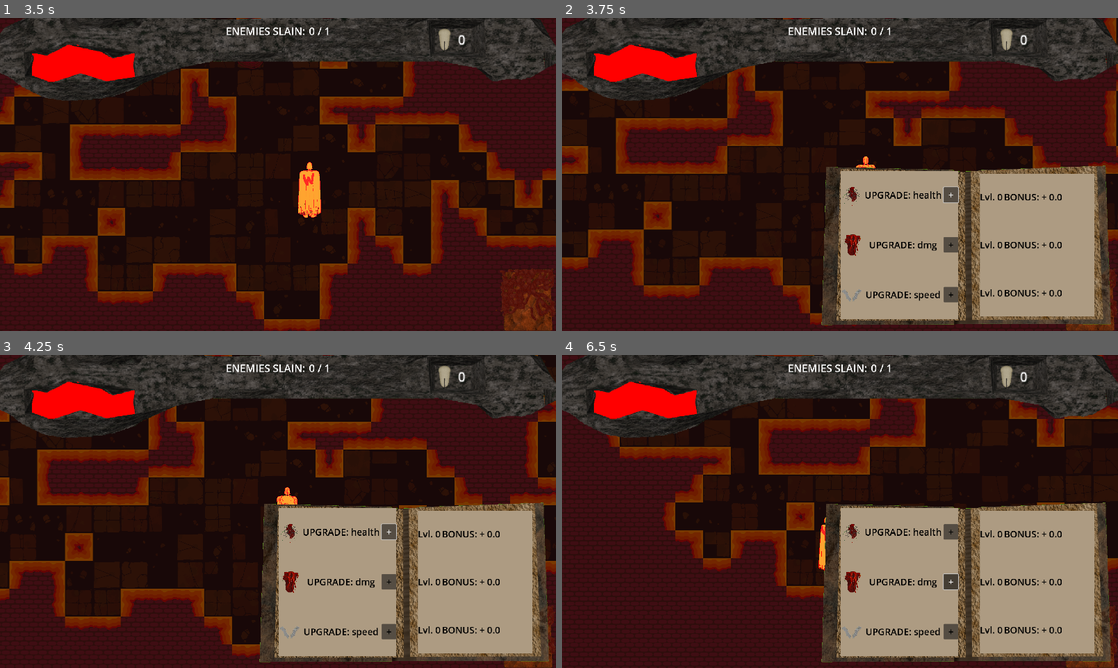
Above: before the commit, frames 1-4 (two rows, left to right).
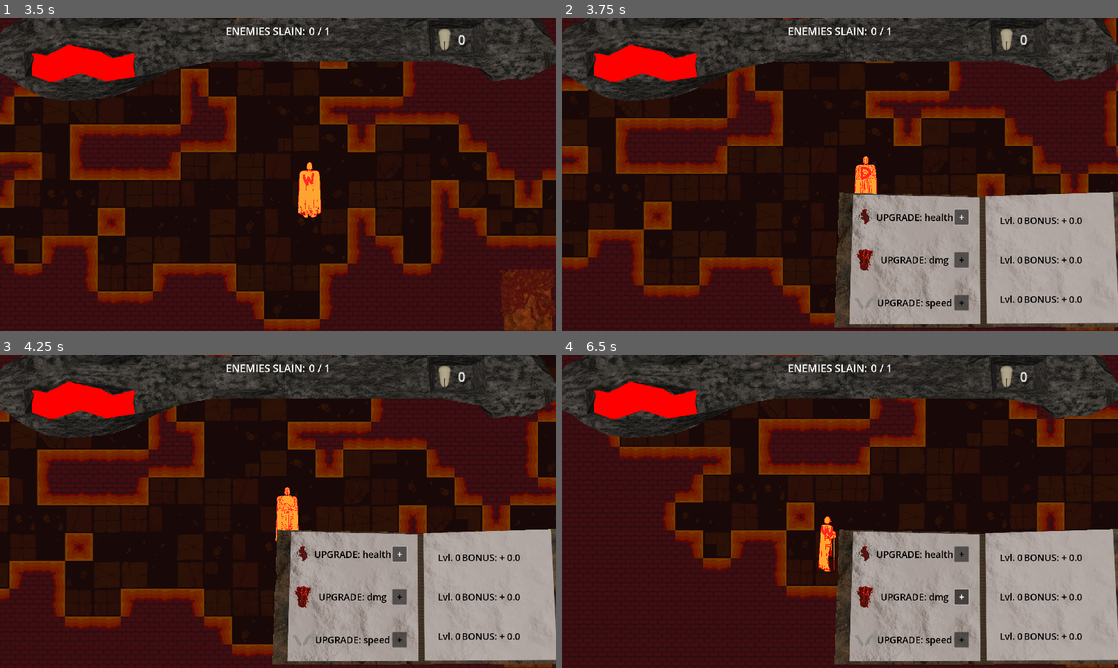
Above: after the commit, the same moments.

Repository: jible/capstone
Game: Godot game, scene res://game_start.tscn
Same seed, same stepped clock (60 frames per second), same inputs: the game is played once before the commit and once after it. The engine's default icon, where the game draws it, is replaced by a stand-in: a white triangle on a blue panel in a dark square.
Inputs (mouse positions are in pixels of both pictures, inside the frame that each line leads up to):
- Up to frame 1 (3.5 s): move the mouse to (400, 158) at 0.52 s; hold Right (right) 0.53-1.25 s; hold Space (attack) 0.53-1.25 s; click (283, 221) at 1.25 s; move the mouse to (166, 190) at 2.02 s; hold Down (down) 2.03-2.78 s; tap Shift (dash) at 2.1 s; move the mouse to (333, 105) at 2.77 s; hold Right (right) from 2.78 s (still down); hold Space (attack) from 2.78 s (still down)
- Up to frame 2 (3.75 s): move the mouse to (812, 237) at 3.52 s; release Right (right) at 3.53 s; release Space (attack) at 3.53 s; hold Tab (OpenUpgrades) from 3.53 s (still down); tap Shift (dash) at 3.6 s
- Up to frame 3 (4.25 s): keep holding Tab (OpenUpgrades)
- Up to frame 4 (6.5 s): move the mouse to (1006, 558) at 4.27 s; release Tab (OpenUpgrades) at 4.28 s; hold Space (attack) 4.28-5.03 s; hold Left (left) 4.28-5.78 s; move the mouse to (673, 464) at 5.02 s; tap Shift (dash) at 5.1 s; move the mouse to (867, 511) at 5.77 s; hold Down (down) from 5.78 s (still down); hold Space (attack) from 5.78 s (still down)

Frame 1 is identical in both runs. In frame 2, 22% of the frame differs, in the area x 46-100%, y 47-99%; in frame 3, 22%; in frame 4, 22%.

Commit message:
added filter compatible upgrade book

Diff:
--- a/scenes/prefabs/ui_elements/stat_upgrade_ui.tscn
+++ b/scenes/prefabs/ui_elements/stat_upgrade_ui.tscn
@@ -1,15 +1,12 @@
-[gd_scene load_steps=9 format=3 uid="uid://bsmerj830lma6"]
+[gd_scene load_steps=8 format=3 uid="uid://bsmerj830lma6"]
 
 [ext_resource type="PackedScene" uid="uid://bt7w3orvfq2tv" path="res://scenes/prefabs/ui_elements/stat_upgrade.tscn" id="1_ekqrg"]
 [ext_resource type="Script" path="res://scripts/for_scenes/stat_upgrade_ui.gd" id="1_eu2fv"]
-[ext_resource type="Texture2D" uid="uid://dpm18ne067ij5" path="res://assets/ui_renders/openBookMenu.png" id="2_k1juh"]
+[ext_resource type="Texture2D" uid="uid://iigmx3tuwt28" path="res://assets/ui_renders/optionsMenuv2.png" id="2_0cdeb"]
 [ext_resource type="Texture2D" uid="uid://cegvvvlsxekts" path="res://assets/ui_renders/HeartIcon.png" id="3_klydc"]
 [ext_resource type="Texture2D" uid="uid://c7bfofw7rd1tu" path="res://assets/ui_renders/FistIcon.png" id="4_0piuq"]
 [ext_resource type="Texture2D" uid="uid://df5dpo8q4en1s" path="res://assets/ui_renders/speedUpgradeIcon.png" id="5_wylq6"]
 [ext_resource type="PackedScene" uid="uid://bywi33bblmvxw" path="res://scenes/prefabs/ui_elements/stat_total.tscn" id="6_ggy7d"]
-
-[sub_resource type="StyleBoxFlat" id="StyleBoxFlat_7j3mb"]
-bg_color = Color(0.678431, 0.607843, 0.509804, 1)
 
 [node name="StatUpgradeUi" type="Control" node_paths=PackedStringArray("speaker", "focus_button")]
 layout_mode = 3
@@ -26,19 +23,19 @@
 
 [node name="TextureRect" type="TextureRect" parent="."]
 layout_mode = 1
-anchors_preset = 3
-anchor_left = 1.0
-anchor_top = 1.0
-anchor_right = 1.0
-anchor_bottom = 1.0
-offset_left = -1366.0
-offset_top = -765.0
-offset_right = 554.0
-offset_bottom = 315.0
-grow_horizontal = 0
-grow_vertical = 0
-scale = Vector2(0.843066, 0.785263)
-texture = ExtResource("2_k1juh")
+anchors_preset = 8
+anchor_left = 0.5
+anchor_top = 0.5
+anchor_right = 0.5
+anchor_bottom = 0.5
+offset_left = -993.0
+offset_top = -500.0
+offset_right = 927.0
+offset_bottom = 580.0
+grow_horizontal = 2
+grow_vertical = 2
+scale = Vector2(0.539511, 0.465263)
+texture = ExtResource("2_0cdeb")
 
 [node name="MarginContainer" type="MarginContainer" parent="."]
 layout_mode = 1
@@ -47,17 +44,13 @@
 anchor_top = 1.0
 anchor_right = 1.0
 anchor_bottom = 1.0
-offset_left = -957.0
-offset_top = -553.0
-offset_right = -527.0
-offset_bottom = -41.0
+offset_left = -898.0
+offset_top = -464.0
+offset_right = -490.0
+offset_bottom = -25.0
 grow_horizontal = 0
 grow_vertical = 0
 theme_override_constants/margin_right = 25
-
-[node name="PanelContainer" type="PanelContainer" parent="MarginContainer"]
-layout_mode = 2
-theme_override_styles/panel = SubResource("StyleBoxFlat_7j3mb")
 
 [node name="StatContainer" type="VBoxContainer" parent="MarginContainer"]
 layout_mode = 2
@@ -84,20 +77,16 @@
 anchor_top = 1.0
 anchor_right = 1.0
 anchor_bottom = 1.0
-offset_left = -502.0
-offset_top = -553.0
-offset_right = -72.0
-offset_bottom = -41.0
+offset_left = -433.0
+offset_top = -458.0
+offset_right = -45.0
+offset_bottom = -33.0
 grow_horizontal = 0
 grow_vertical = 0
 theme_override_constants/margin_left = 25
 theme_override_constants/margin_top = 10
 theme_override_constants/margin_right = 10
 theme_override_constants/margin_bottom = 10
-
-[node name="PanelContainer" type="PanelContainer" parent="MarginContainer2"]
-layout_mode = 2
-theme_override_styles/panel = SubResource("StyleBoxFlat_7j3mb")
 
 [node name="UpgradeContainer" type="VBoxContainer" parent="MarginContainer2"]
 layout_mode = 2
Binary file added: assets/ui_renders/optionsMenuv2.png
Not shown, added: assets/ui_renders/optionsMenuv2.png.import
